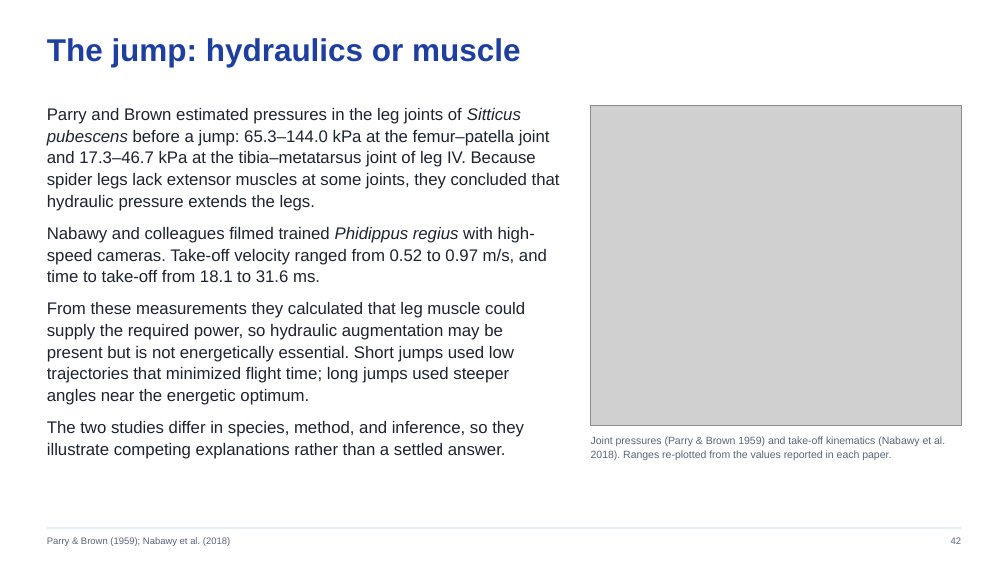
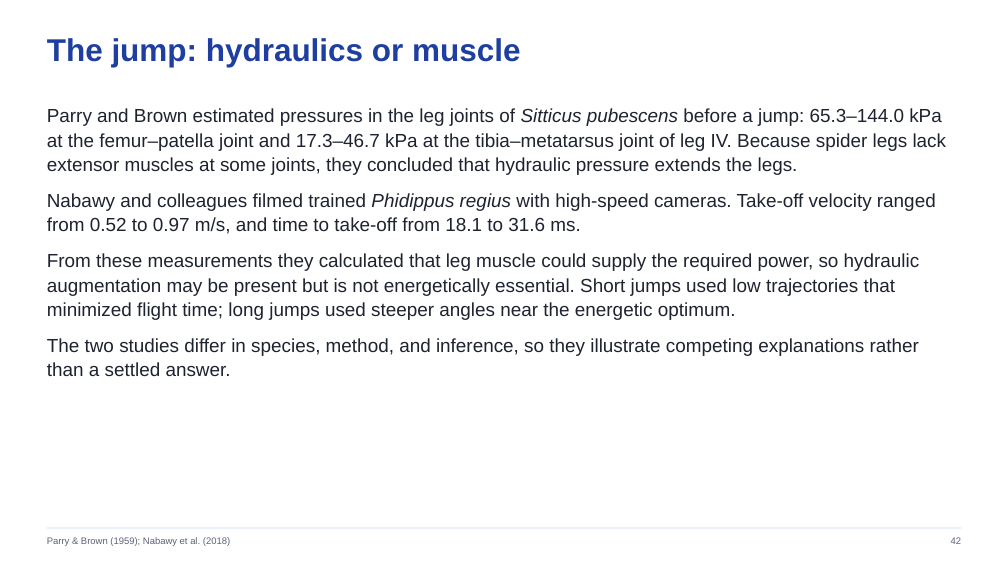
Before and after one commit to jordanxxlopez/NEUROETHOLOGY, a slide deck: slide 42 of lectures/L12/Neuroethology_Lecture12_FA2026.pptx. Drawn at 1008x567 pixels with LibreOffice and Linux fonts; fonts in the diff are those of the drawing; grey boxes stand for pictures. Boxes give left, top, right and bottom in pixels: in the first picture for what was removed or moved away, otherwise in the second. Text is boxed around its words. In the diff, an @@ line names an element or a change of style, - is before the commit and + after.

```diff
--- a/lectures/L12/Neuroethology_Lecture12_FA2026.pptx
+++ b/lectures/L12/Neuroethology_Lecture12_FA2026.pptx
@@ text "Parry and Brown estimated pressures ..." at [47,108,947,376]: size 16 to 18 pt; more space between paragraphs @@
@@ picture removed at [591,106,961,426] @@
@@ text removed at [591,436,945,460] @@
-Joint pressures (Parry & Brown 1959) and take-off kinematics (Nabawy et al. 2018). Ranges re-plotted from the values reported in each paper.
```
Also in this commit, not shown: 16 other slides changed, 38 other files.
